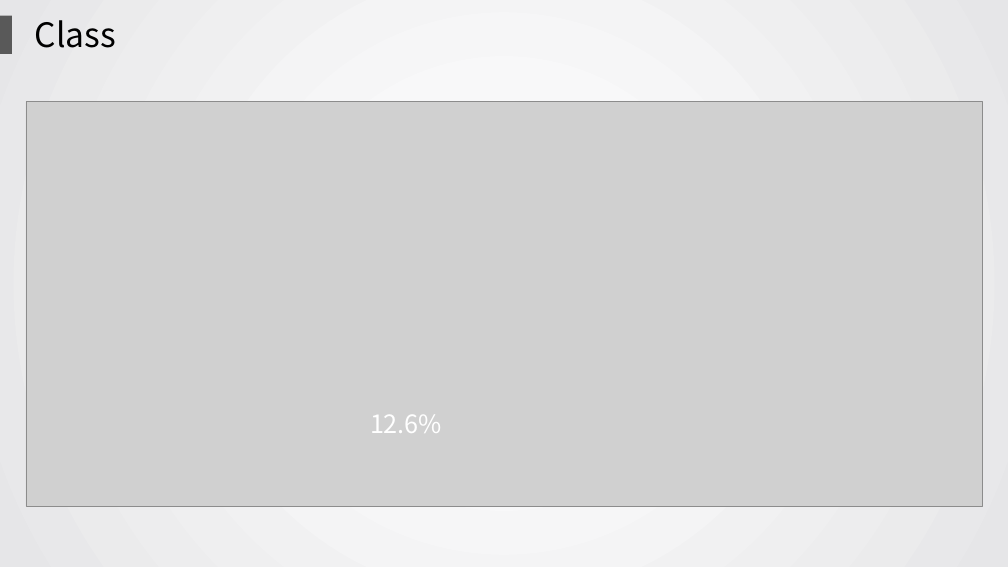
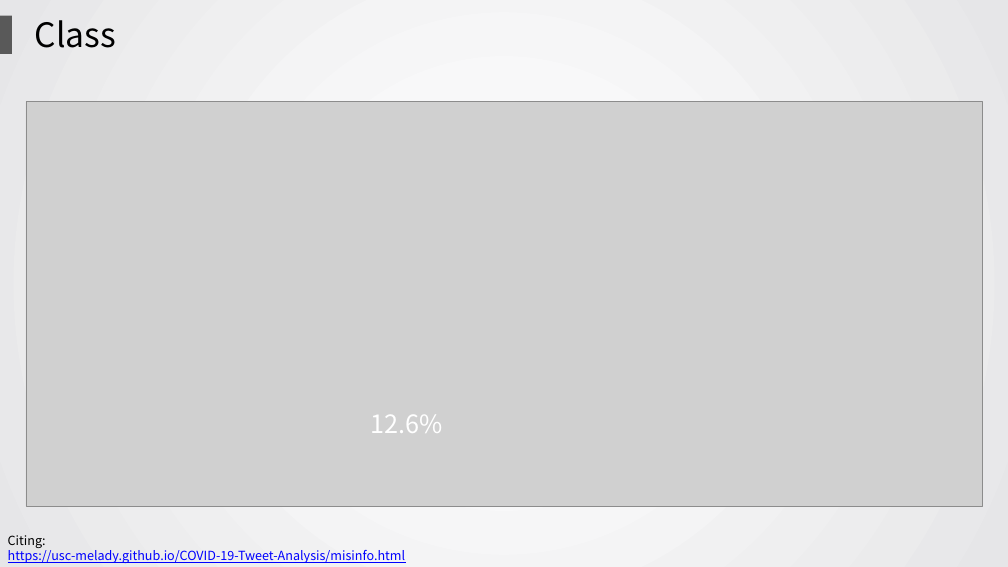
Before and after one commit to wolvestotem/Rumor-Detection, a slide deck: slide 8 of 580presentation.pptx. Drawn at 1008x567 pixels with LibreOffice and Linux fonts; fonts in the diff are those of the drawing; grey boxes stand for pictures. Boxes give left, top, right and bottom in pixels: in the first picture for what was removed or moved away, otherwise in the second. Text is boxed around its words. In the diff, an @@ line names an element or a change of style, - is before the commit and + after.

```diff
--- a/580presentation.pptx
+++ b/580presentation.pptx
@@ text added at (8,535,405,563), 12 pt, text #0000FF, underline @@
+Citing:
+https://usc-melady.github.io/COVID-19-Tweet-Analysis/misinfo.html
```
Also in this commit, not shown: 15 other slides changed, 5 slides added, 2 slides removed.
